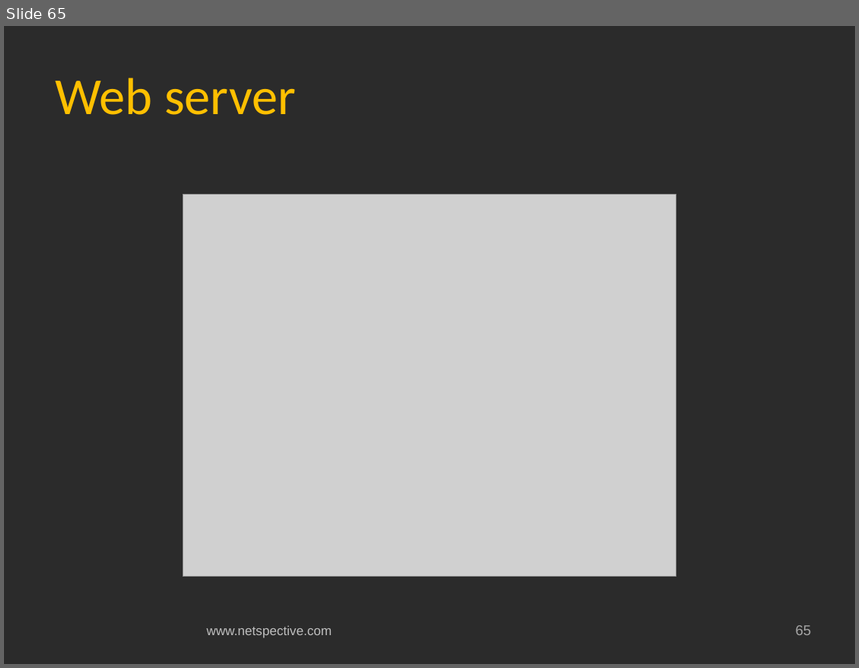
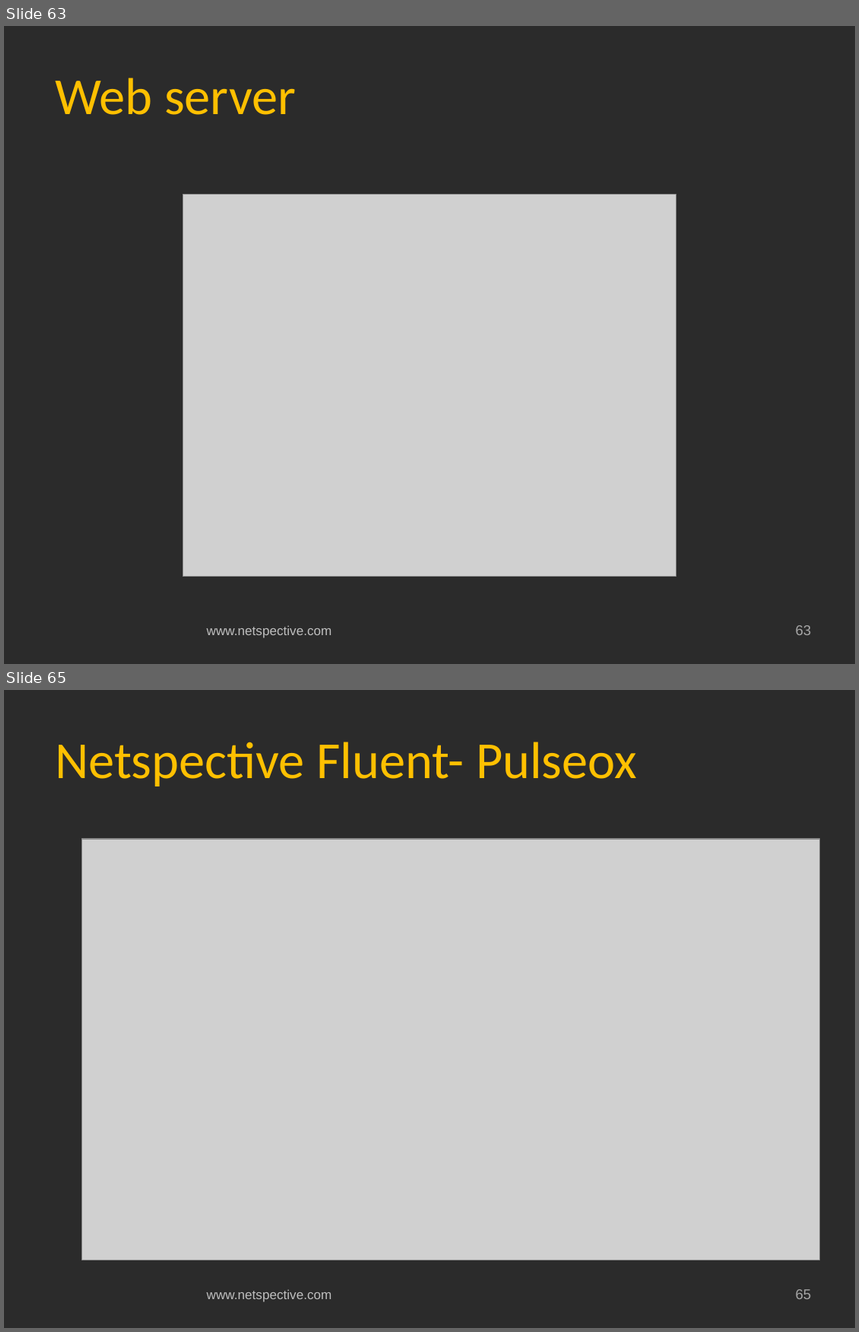
Before and after one commit to netspective/fluent, a slide deck: support/documents/Covidien Gateway Prototype Project Status and Plan.pptx. Shown one above the other, each under a label of ours: slide 65 before the commit, slides 63 and 65 after it; the slides between them are not shown. The pictures are 859x668 and 859x1332 pixels, drawn with LibreOffice and Linux fonts; fonts in the diff are those of the drawing; grey boxes stand for pictures; background and template pictures are left out; a plain dark background stands for a picture behind light text. Boxes give left, top, right and bottom in pixels: in the first picture for what was removed or moved away, otherwise in the second. Text is boxed around its words. In the diff, an @@ line names an element or a change of style, - is before the commit and + after.

Commit message:
PPT Updated with Netspective Fluent

```diff
--- a/support/documents/Covidien Gateway Prototype Project Status and Plan.pptx
+++ b/support/documents/Covidien Gateway Prototype Project Status and Plan.pptx
@@ slide 65 added at (x1=4, y1=690, x2=855, y2=1328), background picture (left out); not listed: 2 template elements that a slide beside it also shows @@
@@ title added at (x1=55, y1=742, x2=637, y2=787), 44 pt, text #FFC000 @@
+Netspective Fluent- Pulseox
@@ picture added at (x1=82, y1=839, x2=820, y2=1260) @@
@@ what was slide 65 is now slide 63 @@
@@ page number at (x1=796, y1=626, x2=812, y2=636): text changed @@
-65
+63
```
Also in this commit, not shown: 7 slides changed, 4 other slides added, 3 slides removed.
